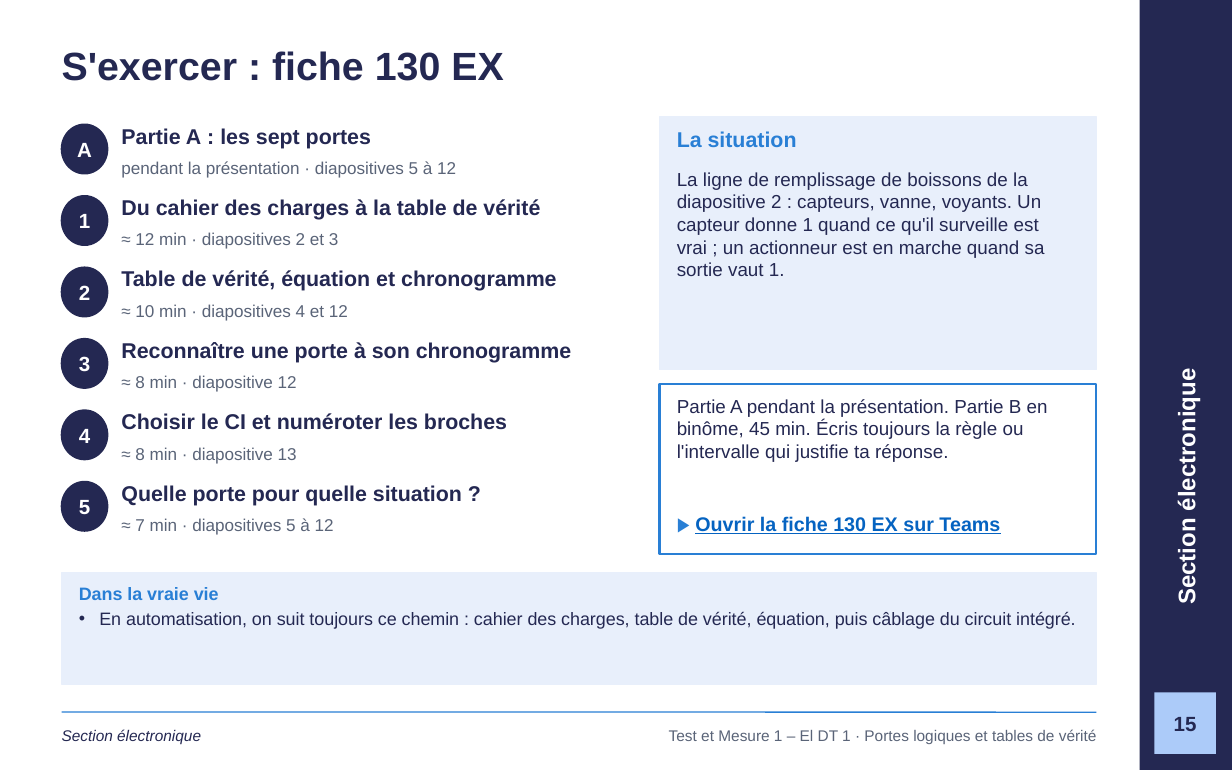
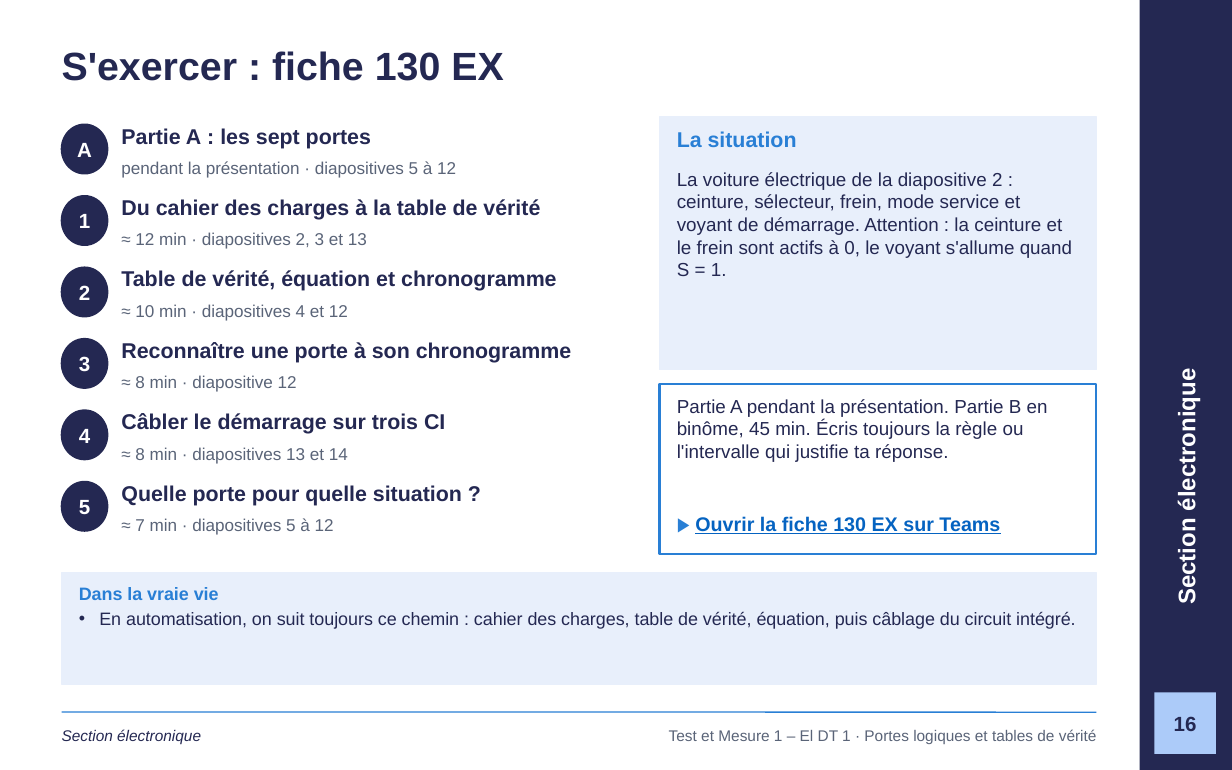
Before and after one commit to GlemoineETML/cours-etml, a slide deck: slide 16 of reference/tm1/semaine-1/120 Portes logiques et tables de vérité.pptx (slide 15 before the commit). Drawn at 1232x770 pixels with LibreOffice and Linux fonts; fonts in the diff are those of the drawing; background and template pictures are left out. Boxes give left, top, right and bottom in pixels: in the first picture for what was removed or moved away, otherwise in the second. Text is boxed around its words. In the diff, an @@ line names an element or a change of style, - is before the commit and + after.

```diff
--- a/reference/tm1/semaine-1/120 Portes logiques et tables de vérité.pptx
+++ b/reference/tm1/semaine-1/120 Portes logiques et tables de vérité.pptx
@@ text at (677, 172, 1072, 276): text changed @@
-La ligne de remplissage de boissons de la diapositive 2 : capteurs, vanne, voyants. Un capteur donne 1 quand ce qu'il surveille est vrai ; un actionneur est en marche quand sa sortie vaut 1.
+La voiture électrique de la diapositive 2 : ceinture, sélecteur, frein, mode service et voyant de démarrage. Attention : la ceinture et le frein sont actifs à 0, le voyant s'allume quand S = 1.
@@ text at (135, 232, 367, 249): text changed @@
-≈ 12 min · diapositives 2 et 3
+≈ 12 min · diapositives 2, 3 et 13
@@ text at (121, 413, 445, 434): text changed @@
-Choisir le CI et numéroter les broches
+Câbler le démarrage sur trois CI
@@ text at (135, 447, 348, 464): text changed @@
-≈ 8 min · diapositive 13
+≈ 8 min · diapositives 13 et 14
@@ page number at (1174, 716, 1197, 731): text changed @@
-15
+16
```
Also in this commit, not shown: 16 other slides changed, 1 slide added, 24 other files.
